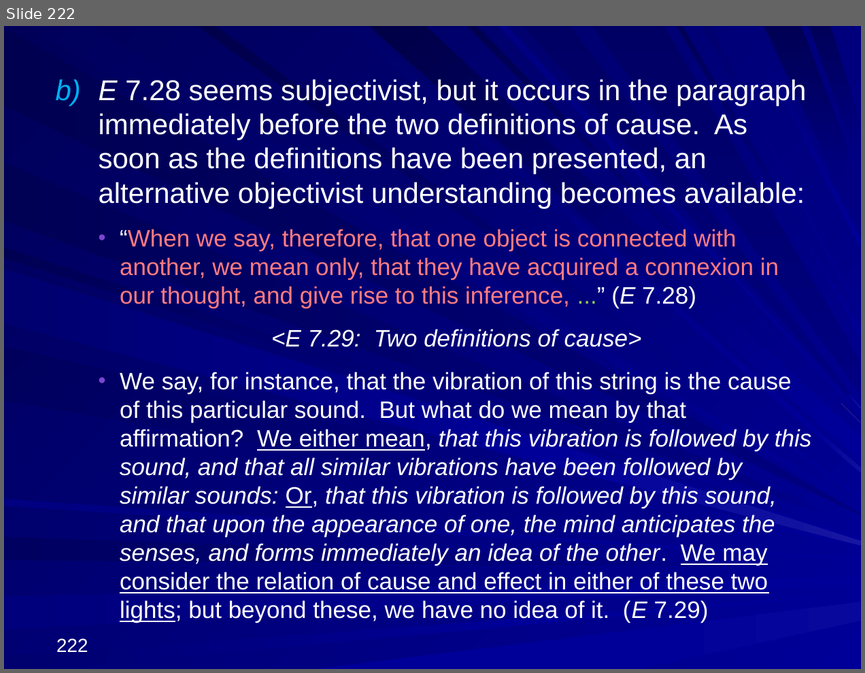
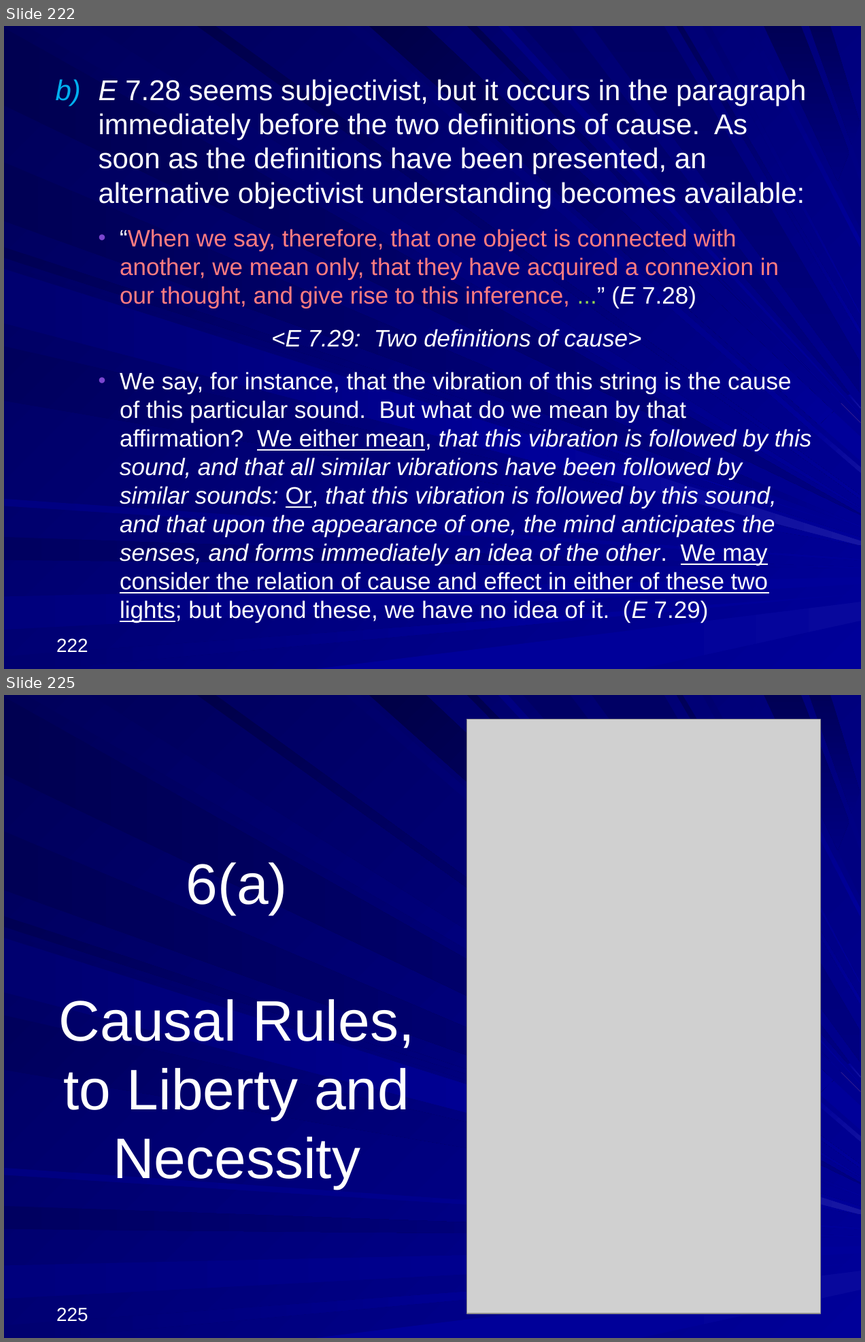
Before and after one commit to englishphilosophy/hume-texts-online, a slide deck: teaching/lectures/2025_Hume_MT_current.pptx. Shown one above the other, each under a label of ours: slide 222 before the commit, slides 222 and 225 after it; the slides between them are not shown. The pictures are 865x673 and 865x1342 pixels, drawn with LibreOffice and Linux fonts; fonts in the diff are those of the drawing; grey boxes stand for pictures. Boxes give left, top, right and bottom in pixels: in the first picture for what was removed or moved away, otherwise in the second. Text is boxed around its words. In the diff, an @@ line names an element or a change of style, - is before the commit and + after.

```diff
--- a/teaching/lectures/2025_Hume_MT_current.pptx
+++ b/teaching/lectures/2025_Hume_MT_current.pptx
@@ slide 225 added at [4,695,861,1338], background gradient #000078 to #000099; not listed: 37 template elements that a slide beside it also shows @@
@@ picture added at [466,719,821,1312] @@
@@ title added at [59,862,414,1188], 48 pt, text #FFFFFF @@
+6(a)
+Causal Rules, to Liberty and Necessity
@@ page number added at [56,1307,88,1321], 16 pt, text #FFFFFF @@
+225
```
Also in this commit, not shown: 53 other slides added, 2 other files.
